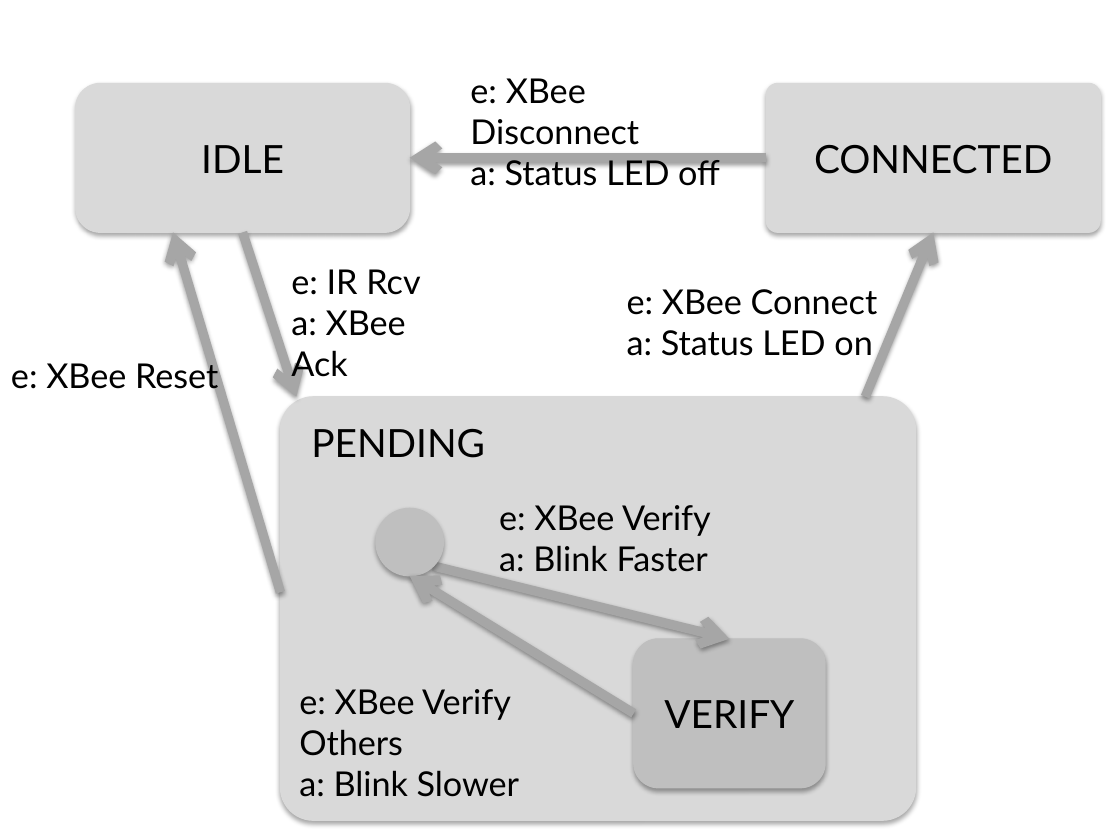
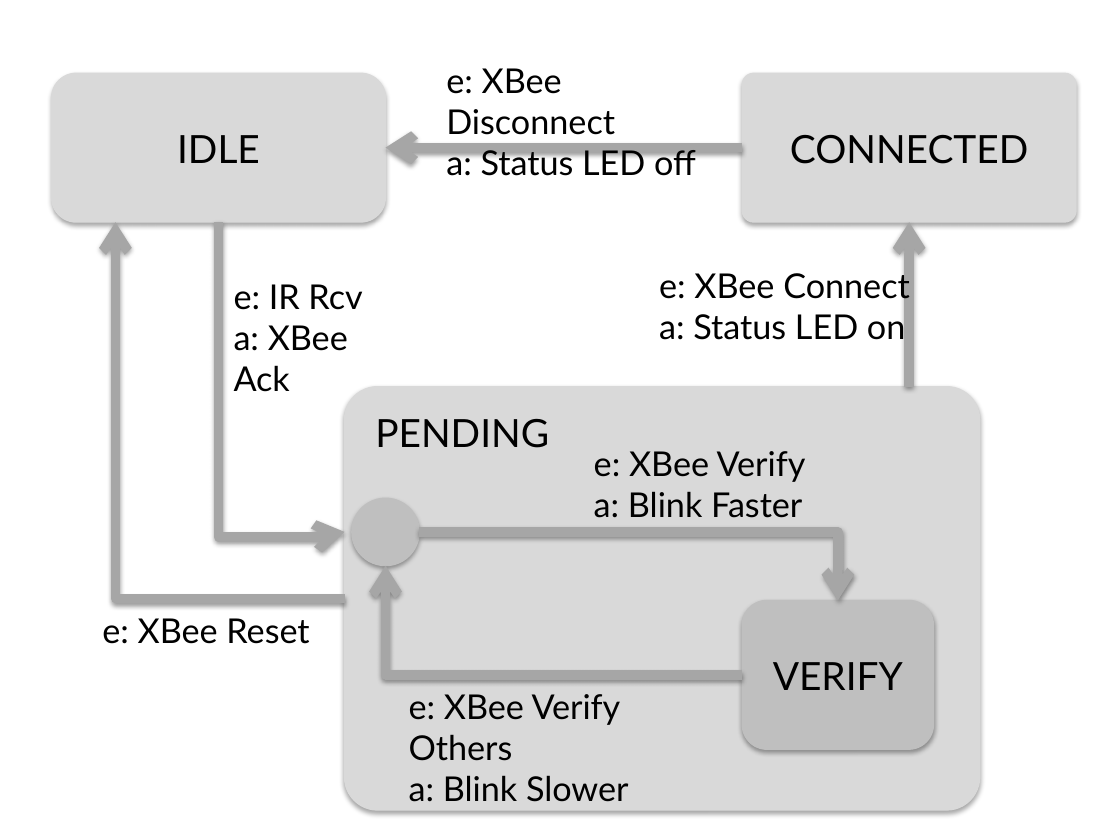
Before and after one commit to caomw/HOBS, a slide deck: slide 1 of doc/figure.pptx. Drawn at 1120x840 pixels with LibreOffice and Linux fonts; fonts in the diff are those of the drawing. Boxes give left, top, right and bottom in pixels: in the first picture for what was removed or moved away, otherwise in the second. Text is boxed around its words. In the diff, an @@ line names an element or a change of style, - is before the commit and + after.

```diff
--- a/doc/figure.pptx
+++ b/doc/figure.pptx
@@ 2 rounded rectangles, 1 text, 1 ellipse, 1 arrow: place and size @@
-2 rounded rectangles, 1 text, 1 ellipse, 1 arrow at [76,78,1100,576]
+2 rounded rectangles, 1 text, 1 ellipse, 1 arrow at [52,68,1076,566]
@@ elbow arrow added from (345, 598) to (115, 222), #A6A6A6 6 pt @@
@@ arrow removed from (280, 592) to (174, 232) @@
@@ elbow arrow added from (218, 222) to (345, 532), #A6A6A6 6 pt @@
@@ arrow removed from (243, 232) to (297, 396) @@
@@ arrow moved from (866, 396) - (933, 232) to (909, 386) - (909, 222) @@
@@ text "e: XBee Connect" rewrapped from [627,289,878,356] to [659,269,910,346] @@
@@ text "e: IR Rcv" rewrapped from [291,269,420,383] to [234,284,362,392] @@
@@ rounded rectangle: place and size @@
-rounded rectangle at [280,396,915,820]
+rounded rectangle at [345,386,980,810]
@@ text "PENDING": place and size @@
-text "PENDING" at [311,429,485,458]
+text "PENDING" at [375,419,549,448]
@@ text "e: XBee Verify": place and size @@
-text "e: XBee Verify" at [499,505,711,572]
+text "e: XBee Verify" at [594,451,806,518]
@@ elbow arrow added from (419, 532) to (838, 600), #A6A6A6 6 pt @@
@@ elbow arrow added from (743, 675) to (385, 566), #A6A6A6 6 pt @@
@@ arrow removed from (433, 566) to (729, 638) @@
@@ arrow removed from (634, 713) to (410, 576) @@
@@ text "e: XBee Reset" rewrapped from [11,359,218,395] to [102,618,309,644] @@
@@ rounded rectangle "VERIFY": place and size @@
-rounded rectangle "VERIFY" at [634,638,825,787]
+rounded rectangle "VERIFY" at [743,600,934,749]
@@ text "e: XBee Verify Others": place and size @@
-text "e: XBee Verify Others" at [299,689,519,797]
+text "e: XBee Verify Others" at [409,694,628,802]
```
Also in this commit, not shown: 1 slide added, 7 other files.
